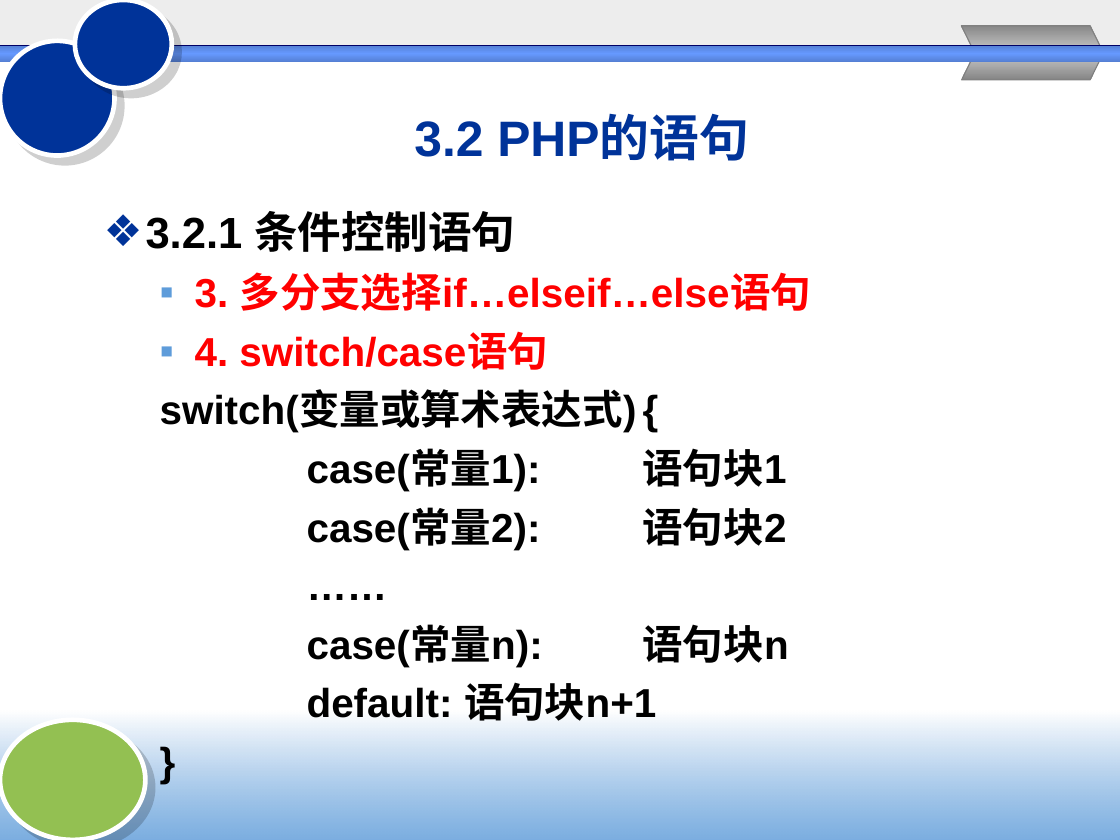
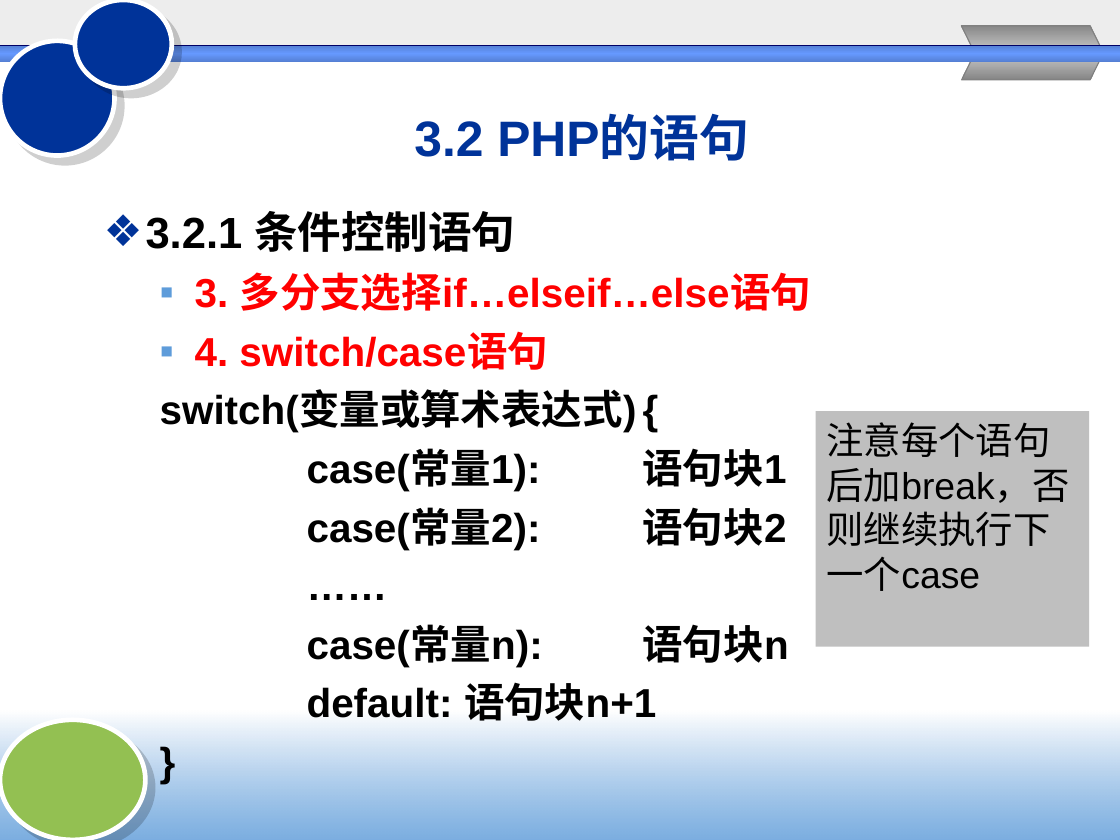
Before and after one commit to Chencao0928/Web-, a slide deck: slide 43 of chapter3/3PHP基础.ppt. Drawn at 1120x840 pixels with LibreOffice and Linux fonts; fonts in the diff are those of the drawing; background and template pictures are left out. Boxes give left, top, right and bottom in pixels: in the first picture for what was removed or moved away, otherwise in the second. Text is boxed around its words. In the diff, an @@ line names an element or a change of style, - is before the commit and + after.

```diff
--- a/chapter3/3PHP基础.ppt
+++ b/chapter3/3PHP基础.ppt
@@ rectangle added at [815, 411, 1089, 646], fill #BFBFBF, 24 pt, text #000000 @@
+注意每个语句后加break，否则继续执行下一个case
```
Also in this commit, not shown: 8 other slides changed, 1 other file.
